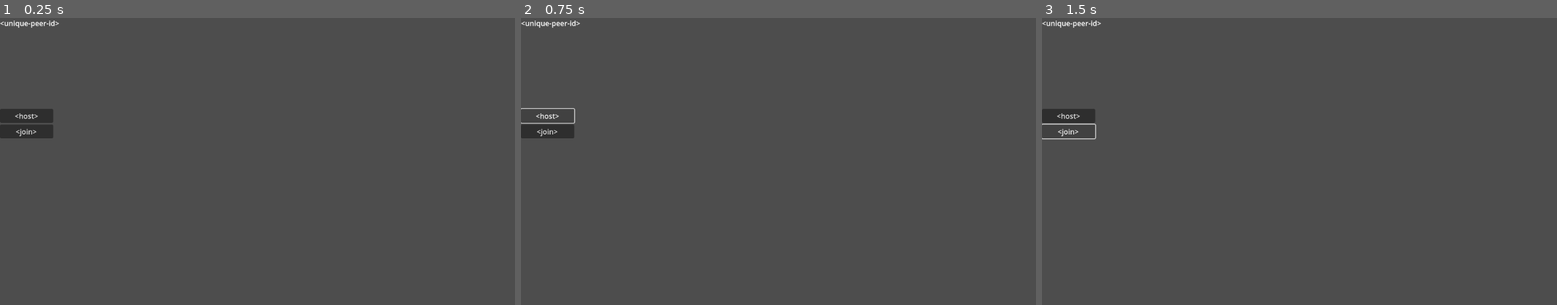
Above: before the commit, frames 1-3 (left to right).
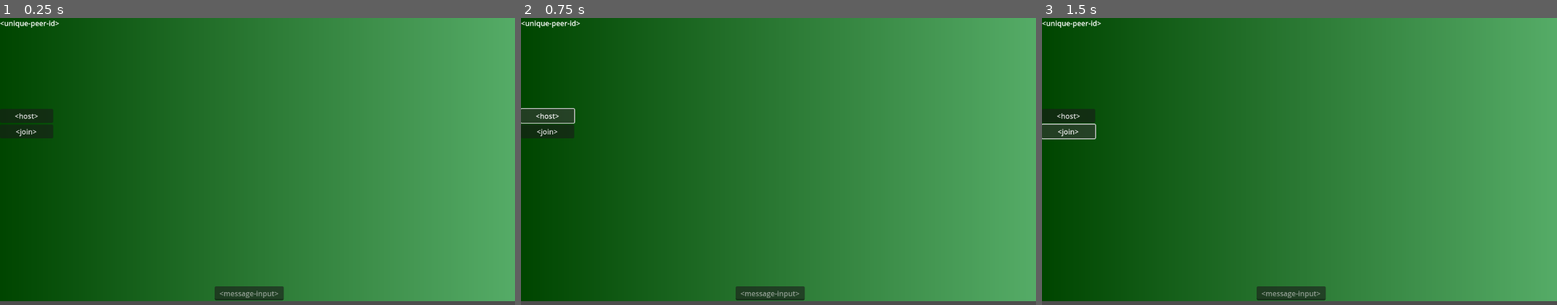
Above: after the commit, the same moments.

Repository: Boyquotes/team-wiitanks-godot-4-networking
Game: Godot game, scene res://scenes/game.tscn
Same seed, same stepped clock (60 frames per second), same inputs: the game is played once before the commit and once after it. Before the commit the project starts from res://scenes/node_2d.tscn.
Inputs:
- Up to frame 1 (0.25 s): no input
- Up to frame 2 (0.75 s): click "<host>" at 0.5 s
- Up to frame 3 (1.5 s): click "<join>" at 1.25 s

The runs differ from the first frame. In frame 1, 99% of the frame differs, in the area x 0-100%, y 0-99%; in frame 2, 98%; in frame 3, 98%.

Commit message:
more ui work, basic script on main scene

Diff:
--- a/project.godot
+++ b/project.godot
@@ -11,6 +11,6 @@
 [application]
 
 config/name="Networking-godot-four"
-run/main_scene="res://scenes/node_2d.tscn"
+run/main_scene="res://scenes/game.tscn"
 config/features=PackedStringArray("4.0", "Forward Plus")
 config/icon="res://icon.svg"
--- /dev/null
+++ b/scenes/game.tscn
@@ -0,0 +1,54 @@
+[gd_scene load_steps=4 format=3 uid="uid://rtubar74irss"]
+
+[ext_resource type="Script" path="res://scripts/main.gd" id="1_v7up0"]
+
+[sub_resource type="Gradient" id="Gradient_ma7mq"]
+colors = PackedColorArray(0, 0.273376, 0, 1, 0.336974, 0.67554, 0.406626, 1)
+
+[sub_resource type="GradientTexture1D" id="GradientTexture1D_7qsht"]
+gradient = SubResource("Gradient_ma7mq")
+
+[node name="node-2d-main" type="Node2D"]
+script = ExtResource("1_v7up0")
+
+[node name="background" type="TextureRect" parent="."]
+offset_right = 1156.0
+offset_bottom = 635.0
+texture = SubResource("GradientTexture1D_7qsht")
+
+[node name="container-network-info" type="VBoxContainer" parent="."]
+offset_right = 174.0
+offset_bottom = 243.0
+
+[node name="label-peer-id" type="Label" parent="container-network-info"]
+layout_mode = 2
+text = "<unique-peer-id>"
+
+[node name="container-menu" type="VBoxContainer" parent="."]
+offset_top = 204.0
+offset_right = 119.0
+offset_bottom = 365.0
+
+[node name="button-host" type="Button" parent="container-menu"]
+layout_mode = 2
+text = "<host>"
+
+[node name="button-join" type="Button" parent="container-menu"]
+layout_mode = 2
+text = "<join>"
+
+[node name="message-input" type="LineEdit" parent="."]
+anchors_preset = 7
+anchor_left = 0.5
+anchor_top = 1.0
+anchor_right = 0.5
+anchor_bottom = 1.0
+offset_left = 480.0
+offset_top = 602.0
+offset_right = 634.766
+offset_bottom = 633.0
+grow_horizontal = 2
+grow_vertical = 0
+placeholder_text = "<message-input>"
+alignment = 1
+expand_to_text_length = true
--- a/scenes/node_2d.tscn
+++ /dev/null
@@ -1,24 +0,0 @@
-[gd_scene format=3 uid="uid://rtubar74irss"]
-
-[node name="game" type="Node2D"]
-
-[node name="container-network-info" type="VBoxContainer" parent="."]
-offset_right = 174.0
-offset_bottom = 243.0
-
-[node name="label-peer-id" type="Label" parent="container-network-info"]
-layout_mode = 2
-text = "<unique-peer-id>"
-
-[node name="menu" type="VBoxContainer" parent="."]
-offset_top = 204.0
-offset_right = 119.0
-offset_bottom = 365.0
-
-[node name="host" type="Button" parent="menu"]
-layout_mode = 2
-text = "<host>"
-
-[node name="join" type="Button" parent="menu"]
-layout_mode = 2
-text = "<join>"
--- /dev/null
+++ b/scripts/main.gd
@@ -0,0 +1,9 @@
+extends Node2D
+
+# an object that handles various networking tasks
+var multiplayerPeer = ENetMultiplayerPeer.new()
+
+# info on what computer to connect to. for development, just loopback to self.
+# port number isn't too important unless reserved (past first 1024 is safe)
+const PORT = 9999
+const ADDRESS = "localhost"
